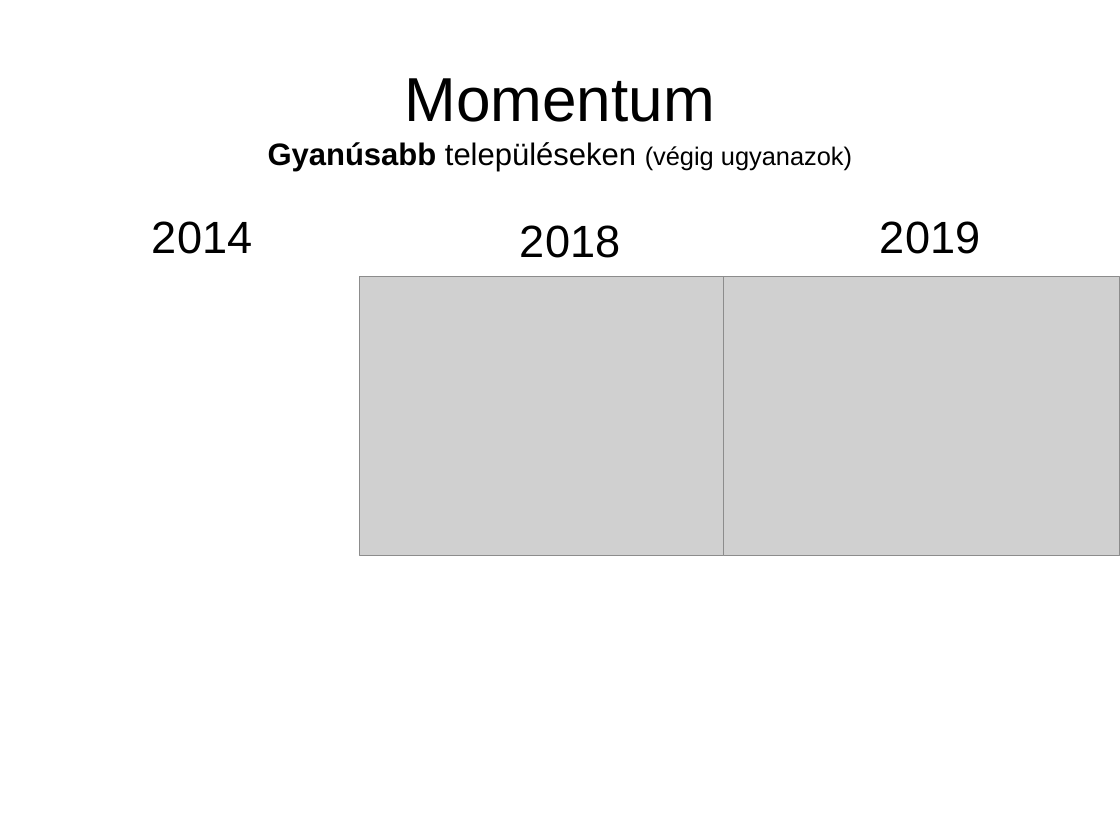
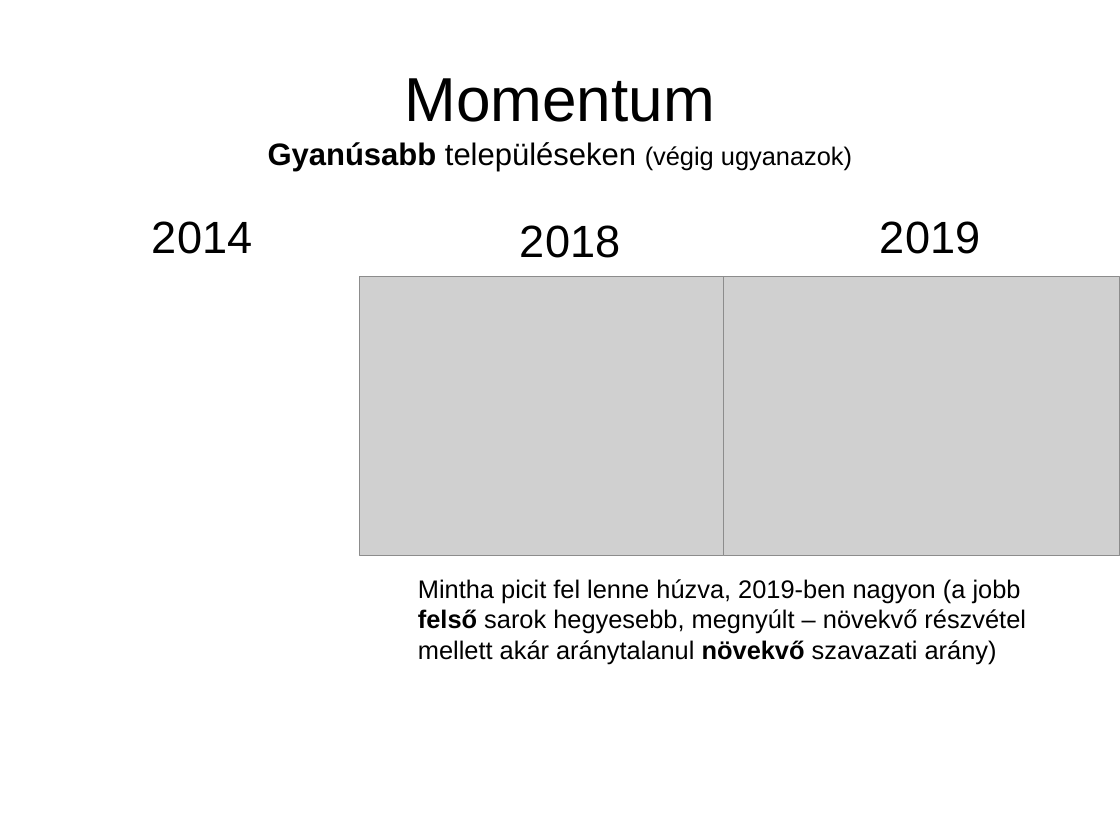
Before and after one commit to brezniczky/ep_elections_2019_hun, a slide deck: slide 18 of slides/hun/slides.odp. Drawn at 1120x840 pixels with LibreOffice and Linux fonts; fonts in the diff are those of the drawing; grey boxes stand for pictures. Boxes give left, top, right and bottom in pixels: in the first picture for what was removed or moved away, otherwise in the second. Text is boxed around its words. In the diff, an @@ line names an element or a change of style, - is before the commit and + after.

```diff
--- a/slides/hun/slides.odp
+++ b/slides/hun/slides.odp
@@ text added at (x1=418, y1=579, x2=1026, y2=664), 18 pt, text #000000 @@
+Mintha picit fel lenne húzva, 2019-ben nagyon (a jobb felső sarok hegyesebb, megnyúlt – növekvő részvétel mellett akár aránytalanul növekvő szavazati arány)
```
Also in this commit, not shown: 24 other slides changed, 3 slides added.
